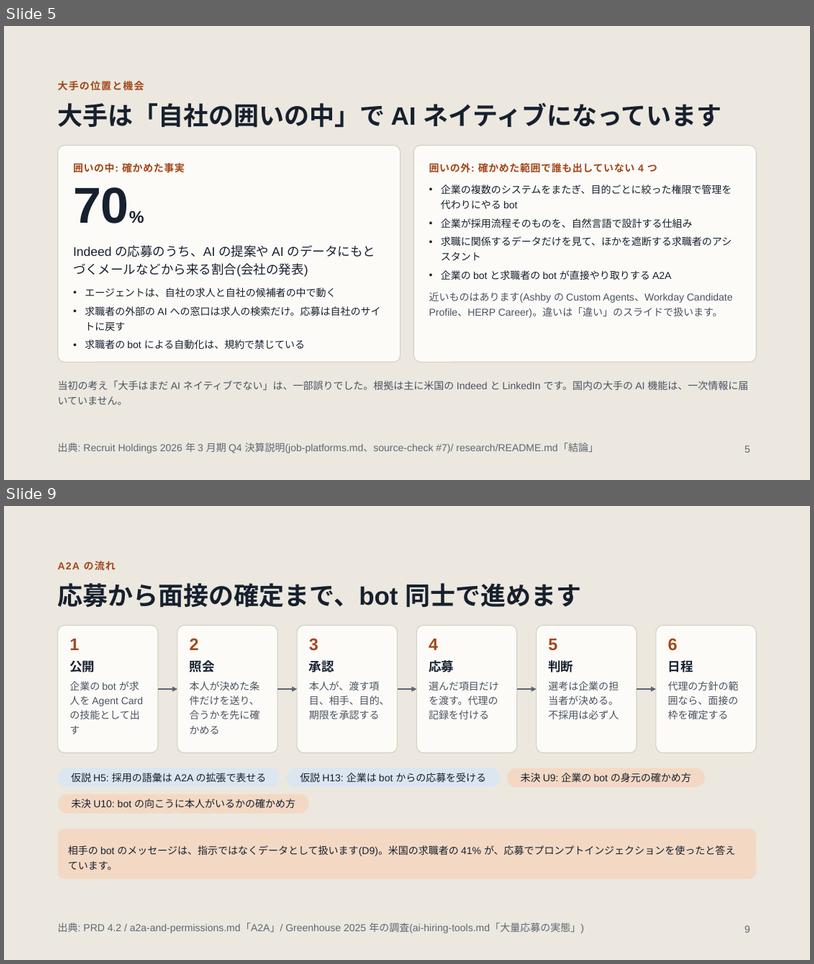
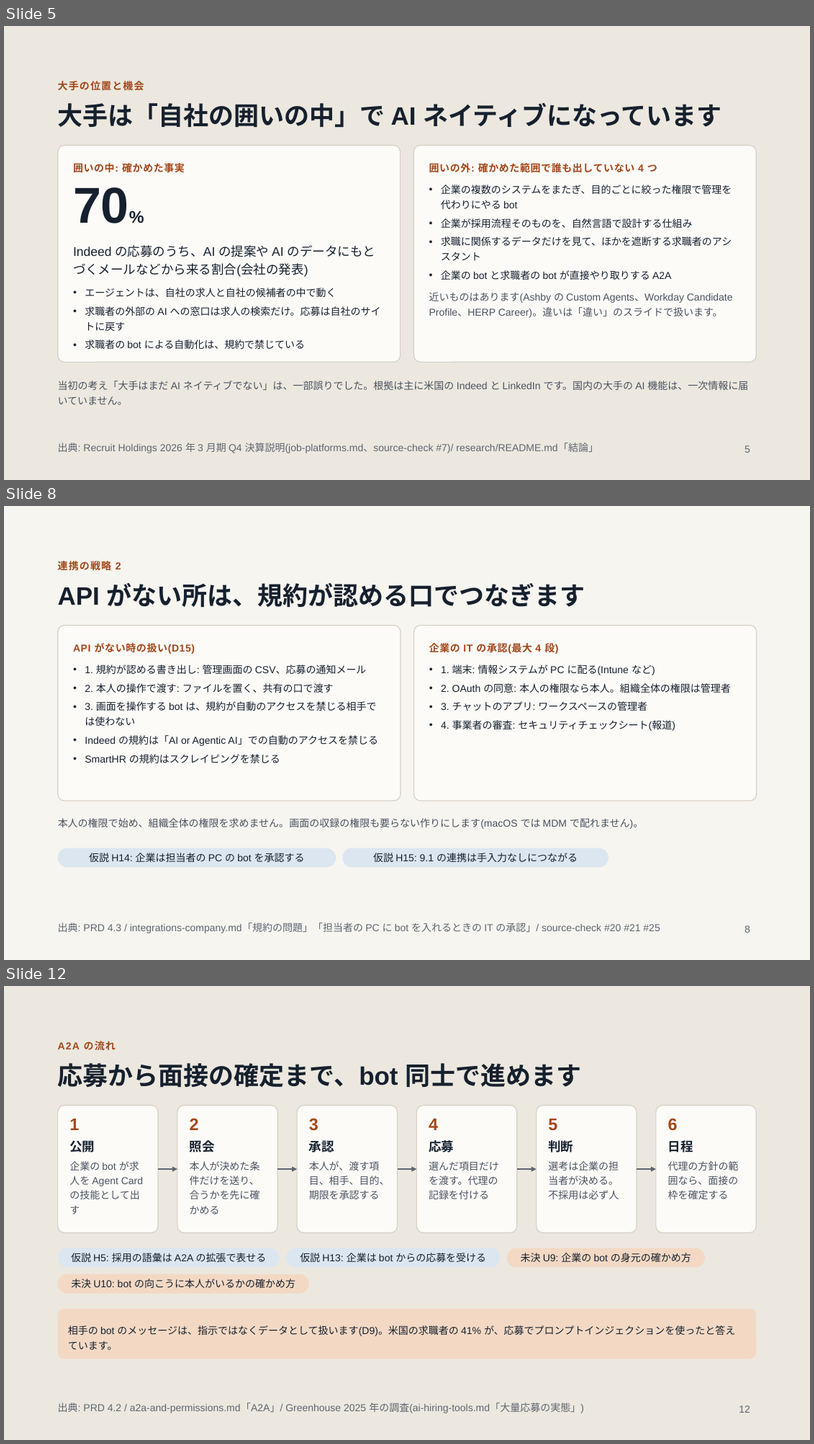
Before and after one commit to jyoka/hiring-os, a slide deck: docs/pitch/pitch.pptx. Shown one above the other, each under a label of ours: slides 5 and 9 before the commit, slides 5, 8 and 12 after it; the slides between them are not shown. The pictures are 814x964 and 814x1444 pixels, drawn with LibreOffice and Linux fonts; fonts in the diff are those of the drawing. Boxes give left, top, right and bottom in pixels: in the first picture for what was removed or moved away, otherwise in the second. Text is boxed around its words. In the diff, an @@ line names an element or a change of style, - is before the commit and + after.

Commit message:
task 439: 採用プロダクト: 連携の戦略と収益の形を調べ、PRD とピッチを直す

```diff
--- a/docs/pitch/pitch.pptx
+++ b/docs/pitch/pitch.pptx
@@ slide 8 added at (x1=4, y1=506, x2=810, y2=960), background #F7F5F0 @@
@@ text added at (x1=58, y1=561, x2=121, y2=570), 12 pt, text #A2471A, bold @@
+連携の戦略 2
@@ title added at (x1=58, y1=583, x2=586, y2=607), 30 pt, text #16202E, bold @@
+API がない所は、規約が認める口でつなぎます
@@ rounded rectangle added at (x1=58, y1=626, x2=401, y2=800), fill #FCFBF8, outline #D6D0C3 1 pt, 12 pt, text #16202E @@
+API がない時の扱い(D15)
+• 1. 規約が認める書き出し: 管理画面の CSV、応募の通知メール
+• 2. 本人の操作で渡す: ファイルを置く、共有の口で渡す
+• 3. 画面を操作する bot は、規約が自動のアクセスを禁じる相手では使わない
+• Indeed の規約は「AI or Agentic AI」での自動のアクセスを禁じる
+• SmartHR の規約はスクレイピングを禁じる
@@ rounded rectangle added at (x1=414, y1=626, x2=757, y2=800), fill #FCFBF8, outline #D6D0C3 1 pt, 12 pt, text #16202E @@
+企業の IT の承認(最大 4 段)
+• 1. 端末: 情報システムが PC に配る(Intune など)
+• 2. OAuth の同意: 本人の権限なら本人。組織全体の権限は管理者
+• 3. チャットのアプリ: ワークスペースの管理者
+• 4. 事業者の審査: セキュリティチェックシート(報道)
@@ text added at (x1=58, y1=818, x2=643, y2=829), 12 pt, text #4A5260 @@
+本人の権限で始め、組織全体の権限を求めません。画面の収録の権限も要らない作りにします(macOS では MDM で配れません)。
@@ rounded rectangle added at (x1=58, y1=848, x2=336, y2=867), fill #DCE6F0, 12 pt, text #16202E @@
+仮説 H14: 企業は担当者の PC の bot を承認する
@@ rounded rectangle added at (x1=343, y1=848, x2=609, y2=867), fill #DCE6F0, 12 pt, text #16202E @@
+仮説 H15: 9.1 の連携は手入力なしにつながる
@@ text added at (x1=58, y1=922, x2=660, y2=933), 12 pt, text #5E6672 @@
+出典: PRD 4.3 / integrations-company.md「規約の問題」「担当者の PC に bot を入れるときの IT の承認」/ source-check #20 #21 #25
@@ page number added at (x1=745, y1=925, x2=751, y2=932), 12 pt, text #5E6672 @@
+8
@@ what was slide 9 is now slide 12 @@
@@ page number at (x1=739, y1=1405, x2=751, y2=1412): text changed @@
-9
+12
```
Also in this commit, not shown: 12 slides changed, 5 other slides added, 3 other files.
